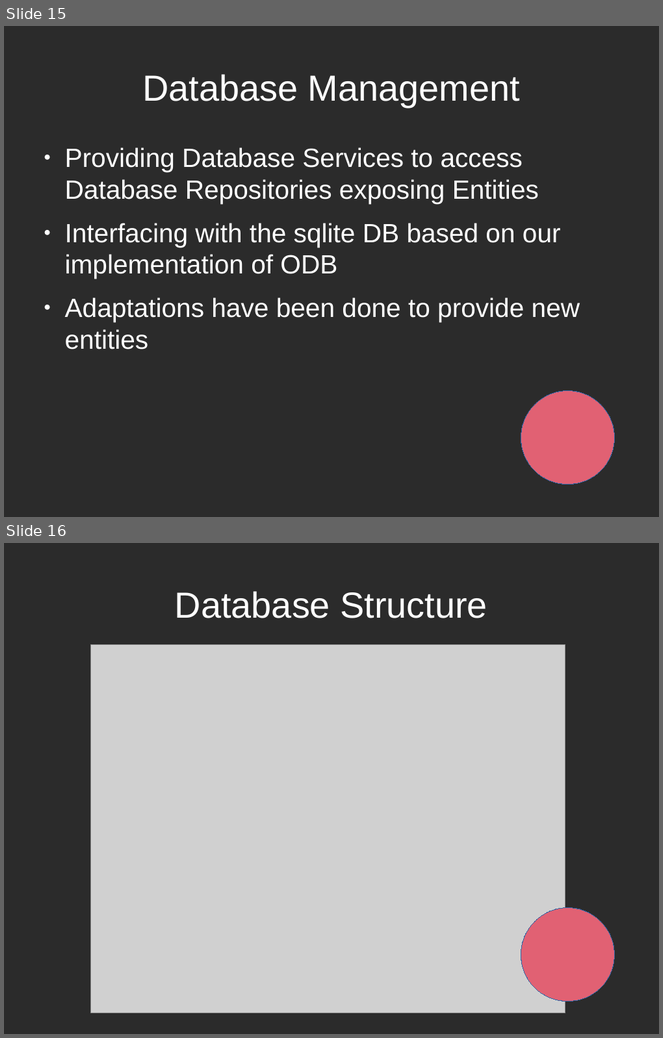
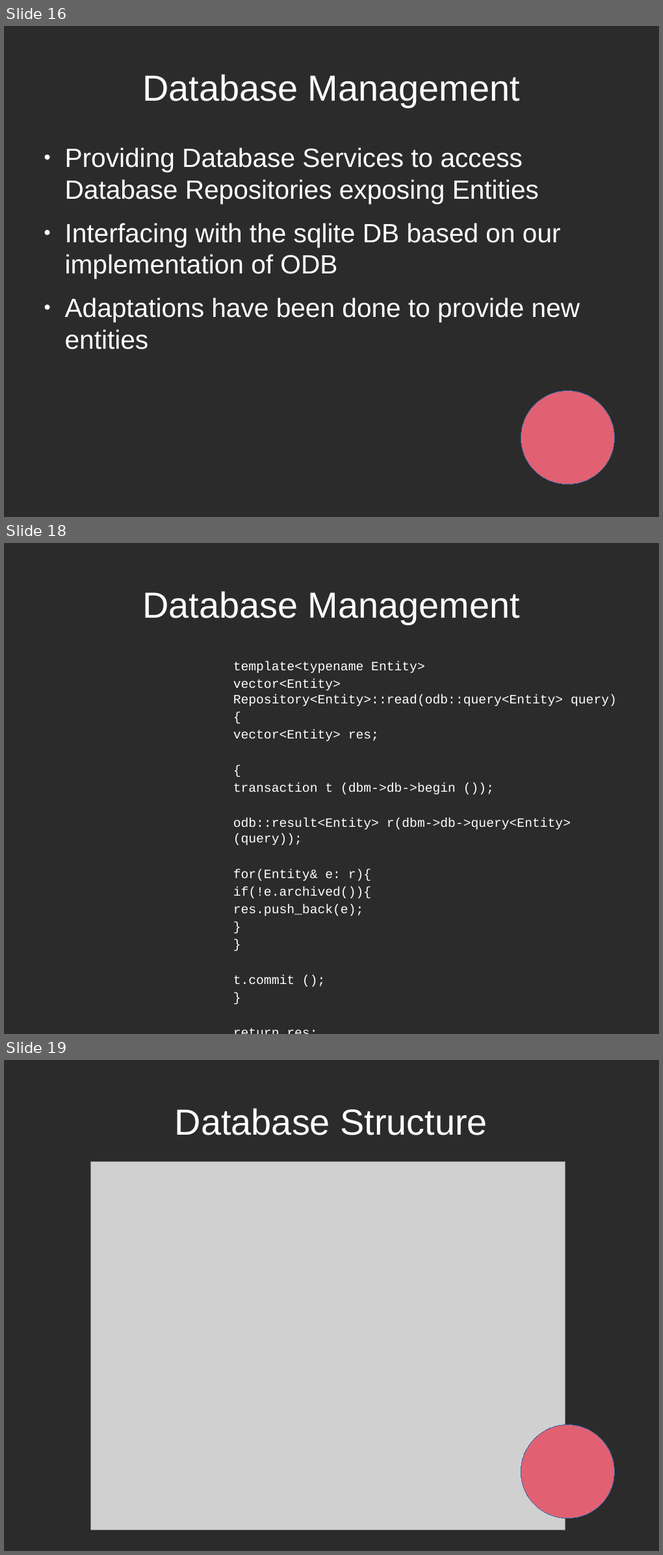
Before and after one commit to EdoardoLenzi9/Advanced-Programming-CPP-Dodo-Neko, a slide deck: Documentation/Milestone 4.odp. Shown one above the other, each under a label of ours: slides 15 and 16 before the commit, slides 16, 18 and 19 after it; the slides between them are not shown. The pictures are 663x1038 and 663x1555 pixels, drawn with LibreOffice and Linux fonts; fonts in the diff are those of the drawing; grey boxes stand for pictures; background and template pictures are left out; a plain dark background stands for a picture behind light text. Boxes give left, top, right and bottom in pixels: in the first picture for what was removed or moved away, otherwise in the second. Text is boxed around its words. In the diff, an @@ line names an element or a change of style, - is before the commit and + after.

```diff
--- a/Documentation/Milestone 4.odp
+++ b/Documentation/Milestone 4.odp
@@ slide 18 added at [4,543,659,1034], background picture (left out) @@
@@ title added at [142,591,520,624], 44 pt, text #FFFFFF @@
+Database Management
@@ text added at [233,661,617,984], 15.5 pt, text #FFFFFF @@
+            template<typename Entity>
+            vector<Entity> Repository<Entity>::read(odb::query<Entity> query)
+            {
+            vector<Entity> res;
+            {
+            transaction t (dbm->db->begin ());
+            odb::result<Entity> r(dbm->db->query<Entity> (query));
+            for(Entity& e: r){
+            if(!e.archived()){
+            res.push_back(e);
+            }
+            }
+            t.commit ();
+            }
+            return res;
+            }
@@ what was slide 15 is now slide 16 @@
@@ what was slide 16 is now slide 19 @@
```
Also in this commit, not shown: 5 slides changed, 2 other slides added.
